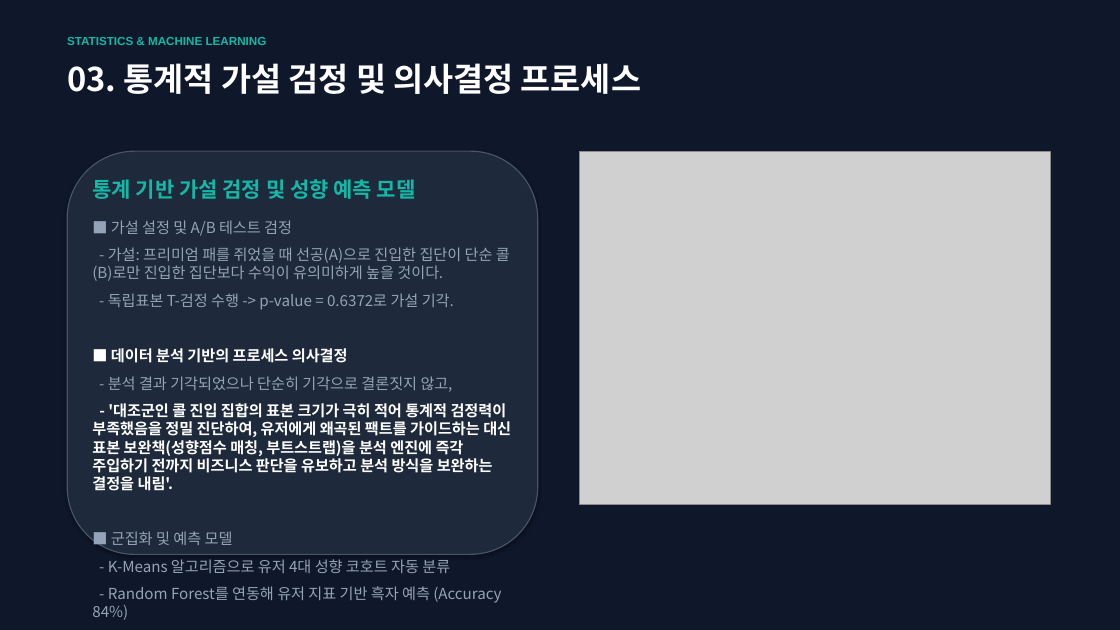
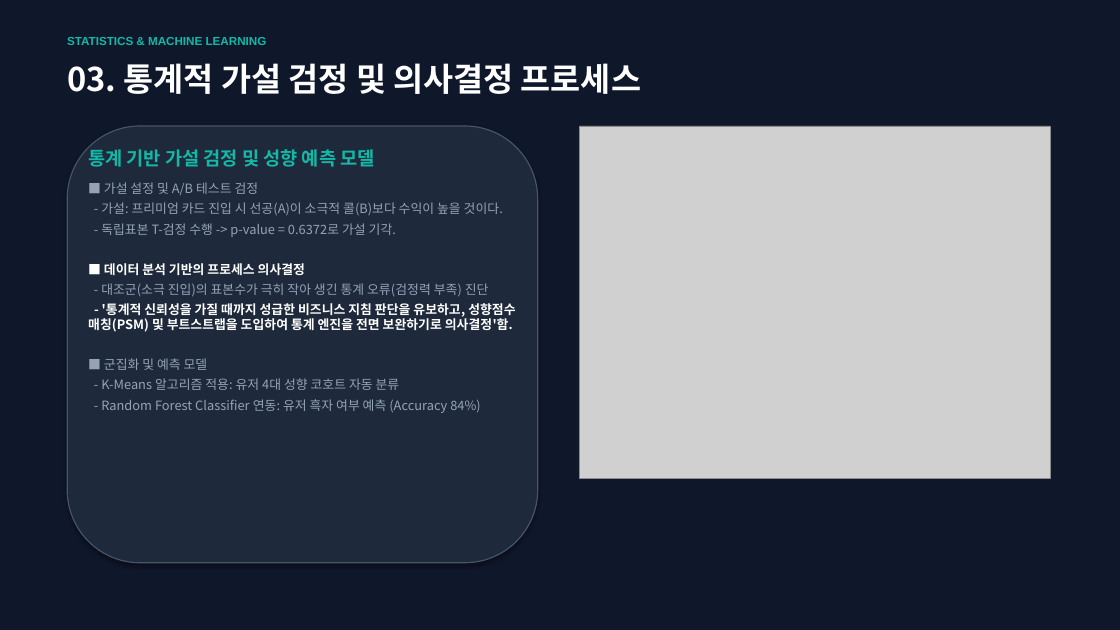
Before and after one commit to JeongSeongHun054/SteamlitPoker, a slide deck: slide 4 of poker_analytics_presentation.pptx. Drawn at 1120x630 pixels with LibreOffice and Linux fonts; fonts in the diff are those of the drawing; grey boxes stand for pictures. Boxes give left, top, right and bottom in pixels: in the first picture for what was removed or moved away, otherwise in the second. Text is boxed around its words. In the diff, an @@ line names an element or a change of style, - is before the commit and + after.

Commit message:
Fix slide card layout text overflow and adjust image sizing

```diff
--- a/poker_analytics_presentation.pptx
+++ b/poker_analytics_presentation.pptx
@@ rounded rectangle resized from (x1=67, y1=151, x2=538, y2=555) to (x1=67, y1=126, x2=538, y2=563) @@
@@ text at (x1=88, y1=146, x2=396, y2=370): size 18 to 16 pt in "통계 기반 가설 검정 및 성향 예측 ..."; size 13 to 11 pt in "■ 가설 설정 및 A/B 테스트 검정", "- 독립표본 T-검정 수행 -> p-value = ...", "■ 데이터 분석 기반의 프로세스 의사결정", "■ 군집화 및 예측 모델"; less space between paragraphs @@
@@ text "통계 기반 가설 검정 및 ..." moved from (x1=92, y1=179, x2=511, y2=620) to (x1=88, y1=146, x2=515, y2=413) @@
@@ picture moved from (x1=580, y1=151, x2=1050, y2=504) to (x1=580, y1=126, x2=1050, y2=479) @@
@@ text at (x1=101, y1=202, x2=503, y2=215): text changed; size 13 to 11 pt @@
-- 가설: 프리미엄 패를 쥐었을 때 선공(A)으로 진입한 집단이 단순 콜(B)로만 진입한 집단보다 수익이 유의미하게 높을 것이다.
+- 가설: 프리미엄 카드 진입 시 선공(A)이 소극적 콜(B)보다 수익이 높을 것이다.
@@ text at (x1=88, y1=283, x2=515, y2=332): text changed; size 13 to 11 pt @@
-- 분석 결과 기각되었으나 단순히 기각으로 결론짓지 않고,
-- '대조군인 콜 진입 집합의 표본 크기가 극히 적어 통계적 검정력이 부족했음을 정밀 진단하여, 유저에게 왜곡된 팩트를 가이드하는 대신 표본 보완책(성향점수 매칭, 부트스트랩)을 분석 엔진에 즉각 주입하기 전까지 비즈니스 판단을 유보하고 분석 방식을 보완하는 결정을 내림'.
+- 대조군(소극 진입)의 표본수가 극히 작아 생긴 통계 오류(검정력 부족) 진단
+- '통계적 신뢰성을 가질 때까지 성급한 비즈니스 지침 판단을 유보하고, 성향점수 매칭(PSM) 및 부트스트랩을 도입하여 통계 엔진을 전면 보완하기로 의사결정'함.
@@ text at (x1=101, y1=378, x2=480, y2=413): text changed; size 13 to 11 pt @@
-- K-Means 알고리즘으로 유저 4대 성향 코호트 자동 분류
-- Random Forest를 연동해 유저 지표 기반 흑자 예측 (Accuracy 84%)
+- K-Means 알고리즘 적용: 유저 4대 성향 코호트 자동 분류
+- Random Forest Classifier 연동: 유저 흑자 여부 예측 (Accuracy 84%)
```
Also in this commit, not shown: 4 other slides changed, 1 other file.
